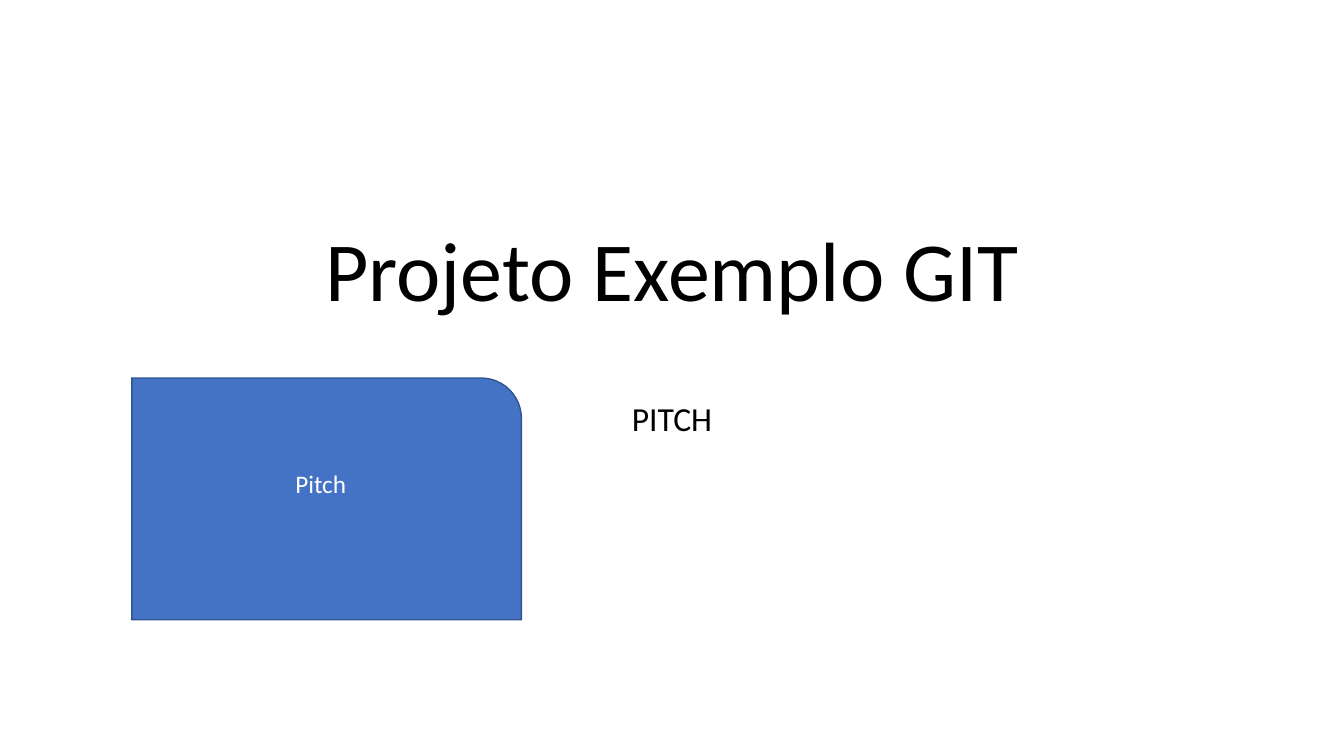
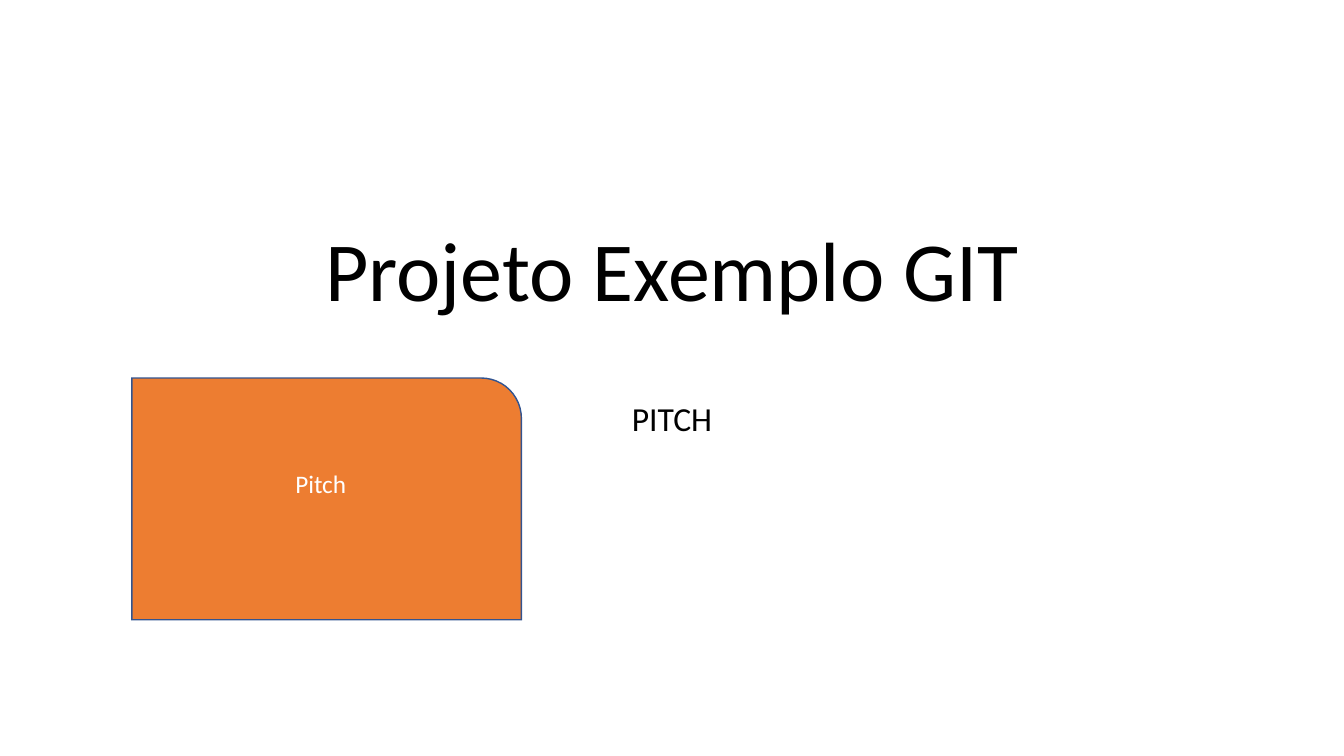
Before and after one commit to Superkoga/2TDSPJ-2024, a slide deck: slide 1 of PastaDocumentos/PITCH.pptx. Drawn at 1344x756 pixels with LibreOffice and Linux fonts; fonts in the diff are those of the drawing. Boxes give left, top, right and bottom in pixels: in the first picture for what was removed or moved away, otherwise in the second. Text is boxed around its words. In the diff, an @@ line names an element or a change of style, - is before the commit and + after.

Commit message:
Versão final do pitch com ajuste da logo

```diff
--- a/PastaDocumentos/PITCH.pptx
+++ b/PastaDocumentos/PITCH.pptx
@@ round rect "Pitch" at (x1=132, y1=378, x2=521, y2=620): fill #4472C4 to #ED7D31 @@
```
